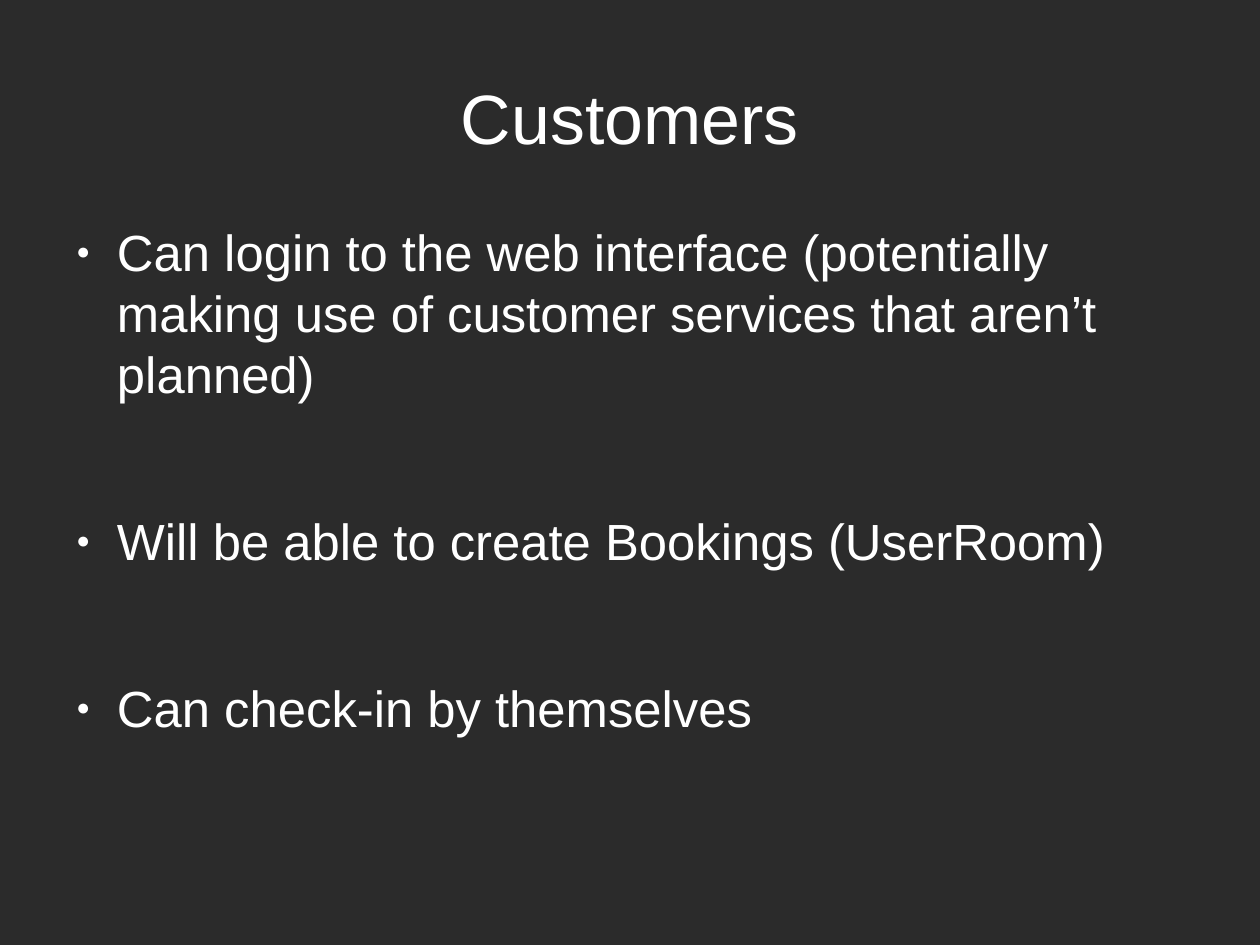
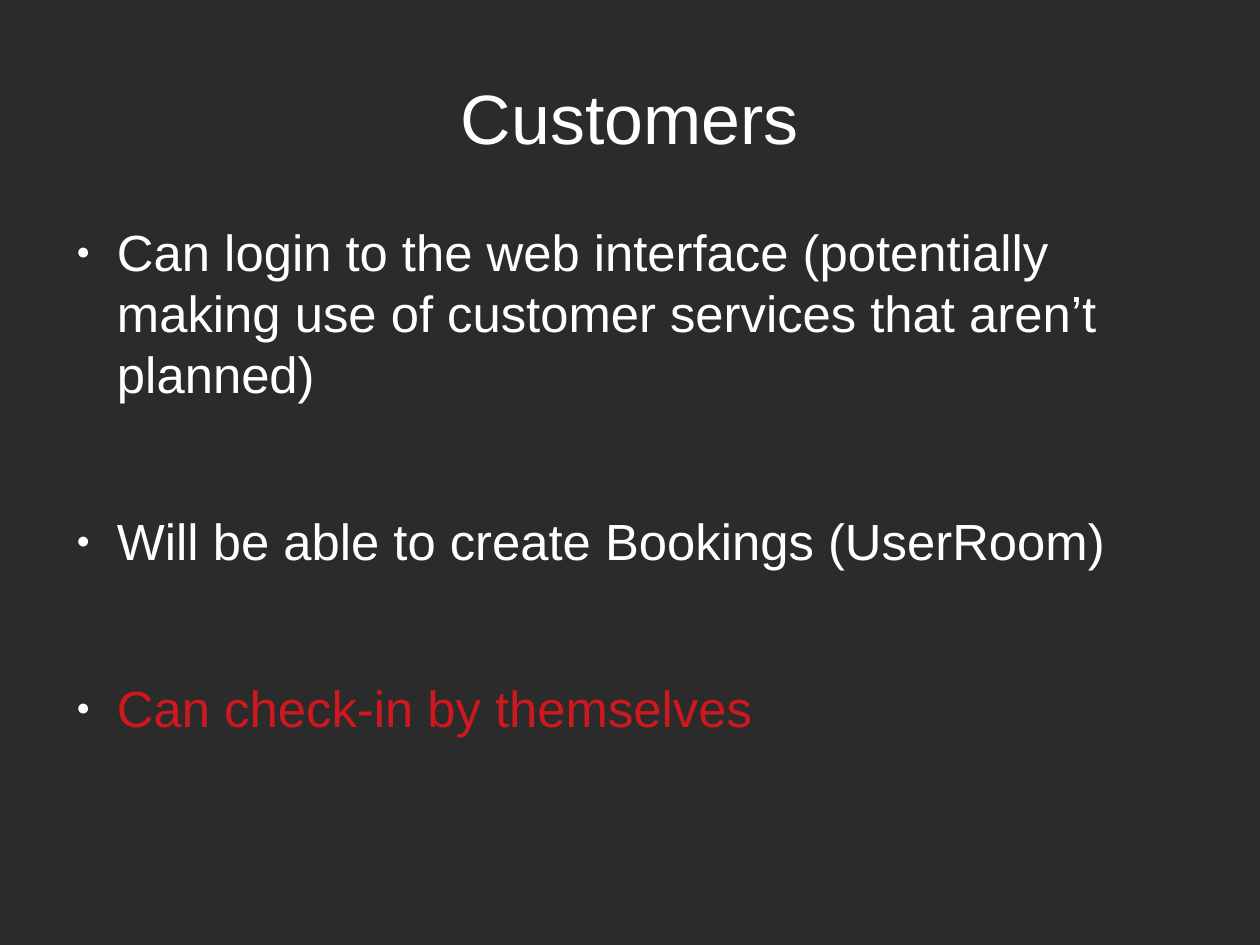
Before and after one commit to EdoardoLenzi9/Advanced-Programming-CPP-Dodo-Neko, a slide deck: slide 18 of Documentation/Milestone 2.odp. Drawn at 1260x945 pixels with LibreOffice and Linux fonts; fonts in the diff are those of the drawing; background and template pictures are left out; a plain dark background stands for a picture behind light text. Boxes give left, top, right and bottom in pixels: in the first picture for what was removed or moved away, otherwise in the second. Text is boxed around its words. In the diff, an @@ line names an element or a change of style, - is before the commit and + after.

Commit message:
changed text colour on things we didnt implement in the chapter user

```diff
--- a/Documentation/Milestone 2.odp
+++ b/Documentation/Milestone 2.odp
@@ text at [117, 690, 752, 738]: text colour #FFFFFF to #CE181E in "Can check-in by themselves" @@
```
Also in this commit, not shown: 2 other slides changed.
